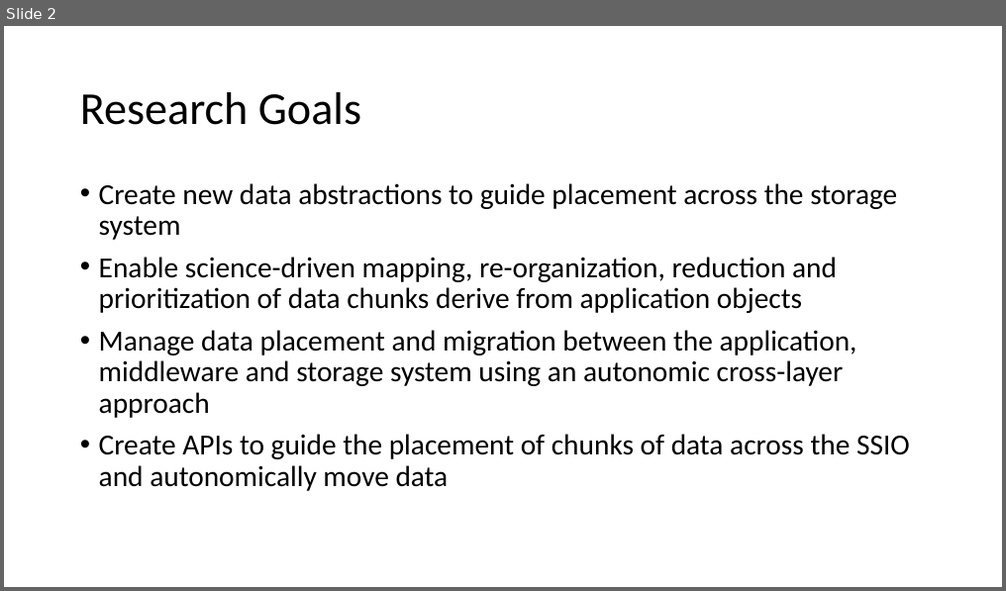
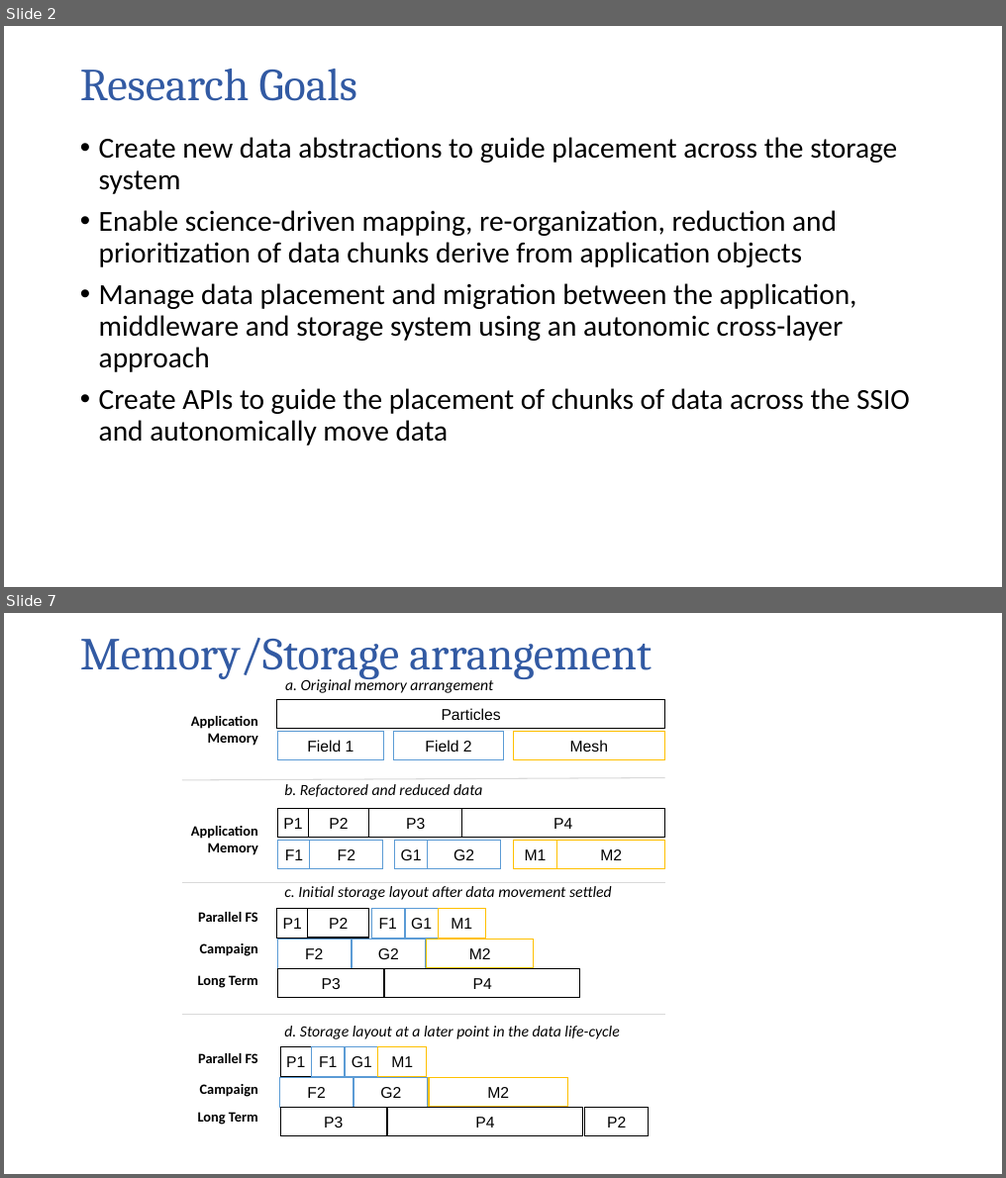
Before and after one commit to TPLink32/sirius, a slide deck: All-Hand-Meetings/AHM-10-14-2015/Presentations/SIRIUS_AHM-klasky.pptx. Shown one above the other, each under a label of ours: slide 2 before the commit, slides 2 and 7 after it; the slides between them are not shown. The pictures are 1006x591 and 1006x1178 pixels, drawn with LibreOffice and Linux fonts; fonts in the diff are those of the drawing; background and template pictures are left out. Boxes give left, top, right and bottom in pixels: in the first picture for what was removed or moved away, otherwise in the second. Text is boxed around its words. In the diff, an @@ line names an element or a change of style, - is before the commit and + after.

```diff
--- a/All-Hand-Meetings/AHM-10-14-2015/Presentations/SIRIUS_AHM-klasky.pptx
+++ b/All-Hand-Meetings/AHM-10-14-2015/Presentations/SIRIUS_AHM-klasky.pptx
@@ slide 7 added at [4,613,1002,1174], background #FFFFFF @@
@@ title added at [80,638,651,679], 44 pt, text #325AA3 @@
+Memory/Storage arrangement
@@ rectangle added at [277,700,665,729], fill #FFFFFF, outline #000000 1 pt, 15 pt, text #000000 @@
+Particles
@@ text added at [285,676,493,693], 15 pt, text #000000, italic @@
+a. Original memory arrangement
@@ text added at [191,716,258,746], 13.6 pt, text #000000, bold @@
+Application
+Memory
@@ rectangle added at [277,731,384,761], fill #FFFFFF, outline #5B9BD5 1 pt, 15 pt, text #000000 @@
+Field 1
@@ rectangle added at [394,731,503,761], fill #FFFFFF, outline #5B9BD5 1 pt, 15 pt, text #000000 @@
+Field 2
@@ rectangle added at [513,731,665,761], fill #FFFFFF, outline #FFC000 1 pt, 15 pt, text #000000 @@
+Mesh
@@ line added from (182, 780) to (665, 777), #D9D9D9 1 pt @@
@@ text added at [284,784,482,797], 15 pt, text #000000, italic @@
+b. Refactored and reduced data
@@ rectangle added at [278,808,309,838], fill #FFFFFF, outline #000000 1 pt, 15 pt, text #000000 @@
+P1
@@ rectangle added at [308,808,368,838], fill #FFFFFF, outline #000000 1 pt, 15 pt, text #000000 @@
+P2
@@ rectangle added at [369,808,462,838], fill #FFFFFF, outline #000000 1 pt, 15 pt, text #000000 @@
+P3
@@ rectangle added at [461,808,665,838], fill #FFFFFF, outline #000000 1 pt, 15 pt, text #000000 @@
+P4
@@ text added at [191,826,258,856], 13.6 pt, text #000000, bold @@
+Application
+Memory
@@ rectangle added at [278,840,311,869], fill #FFFFFF, outline #5B9BD5 1 pt, 15 pt, text #000000 @@
+F1
@@ rectangle added at [310,840,383,869], fill #FFFFFF, outline #5B9BD5 1 pt, 15 pt, text #000000 @@
+F2
@@ rectangle added at [395,840,428,869], fill #FFFFFF, outline #5B9BD5 1 pt, 15 pt, text #000000 @@
+G1
@@ rectangle added at [428,840,501,869], fill #FFFFFF, outline #5B9BD5 1 pt, 15 pt, text #000000 @@
+G2
@@ rectangle added at [513,840,557,869], fill #FFFFFF, outline #FFC000 1 pt, 15 pt, text #000000 @@
+M1
@@ rectangle added at [557,840,665,869], fill #FFFFFF, outline #FFC000 1 pt, 15 pt, text #000000 @@
+M2
@@ line added from (182, 882) to (665, 882), #D9D9D9 1 pt @@
@@ group added at [277,886,612,998]: 10 rectangles, 1 text @@
+P1
+P2
+F1
+G1
+M1
+G2
+M2
+F2
+P3
+P4
+c. Initial storage layout after data movement settled
@@ text added at [198,912,258,922], 13.6 pt, text #000000, bold @@
+Parallel FS
@@ text added at [200,944,258,957], 13.6 pt, text #000000, bold @@
+Campaign
@@ text added at [198,975,258,988], 13.6 pt, text #000000, bold @@
+Long Term
@@ line added from (182, 1015) to (665, 1015), #D9D9D9 1 pt @@
@@ text added at [198,1054,258,1063], 13.6 pt, text #000000, bold @@
+Parallel FS
@@ text added at [200,1084,258,1097], 13.6 pt, text #000000, bold @@
+Campaign
@@ text added at [198,1112,258,1125], 13.6 pt, text #000000, bold @@
+Long Term
@@ group added at [280,1026,648,1137]: 10 rectangles, 1 text @@
+P1
+F1
+G1
+M1
+G2
+M2
+F2
+P3
+P4
+d. Storage layout at a later point in the data life-cycle
+P2
@@ slide 2 changed as well @@
@@ title "Research Goals" at [80,69,357,101]: font Calibri to Cambria, text colour #000000 to #325AA3 @@
@@ text "Create new data abstractions to ...": place and size @@
-text "Create new data abstractions to ..." at [99,183,910,491]
+text "Create new data abstractions to ..." at [99,137,910,446]
```
Also in this commit, not shown: 1 other slide changed, 9 other slides added.
